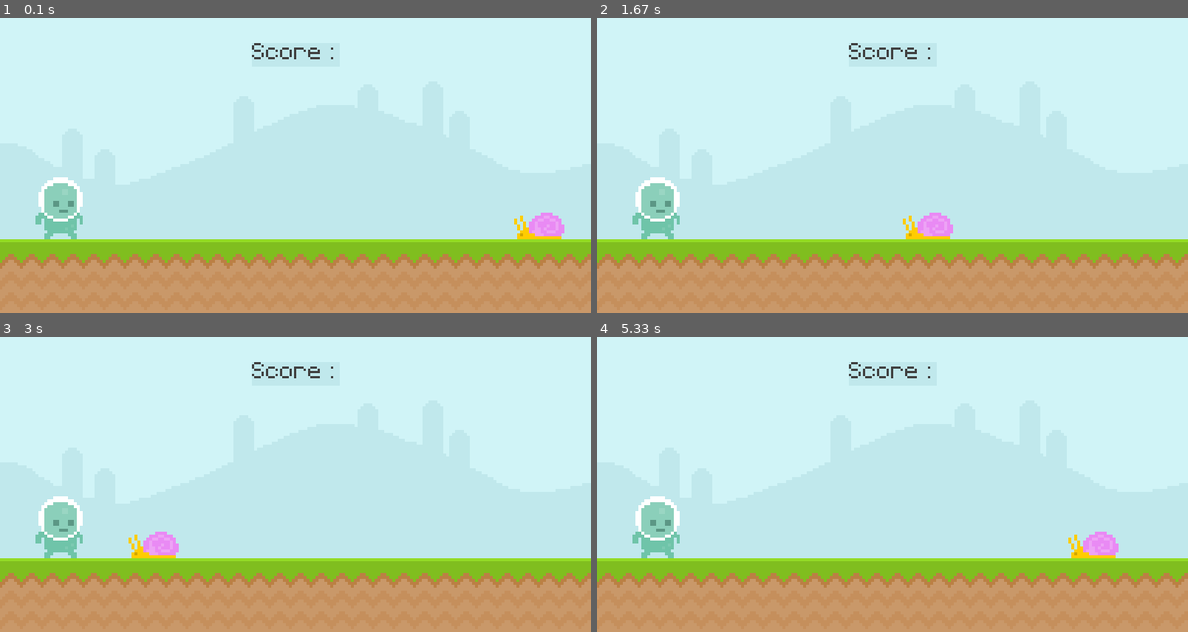
Above: before the commit, frames 1-4 (two rows, left to right).
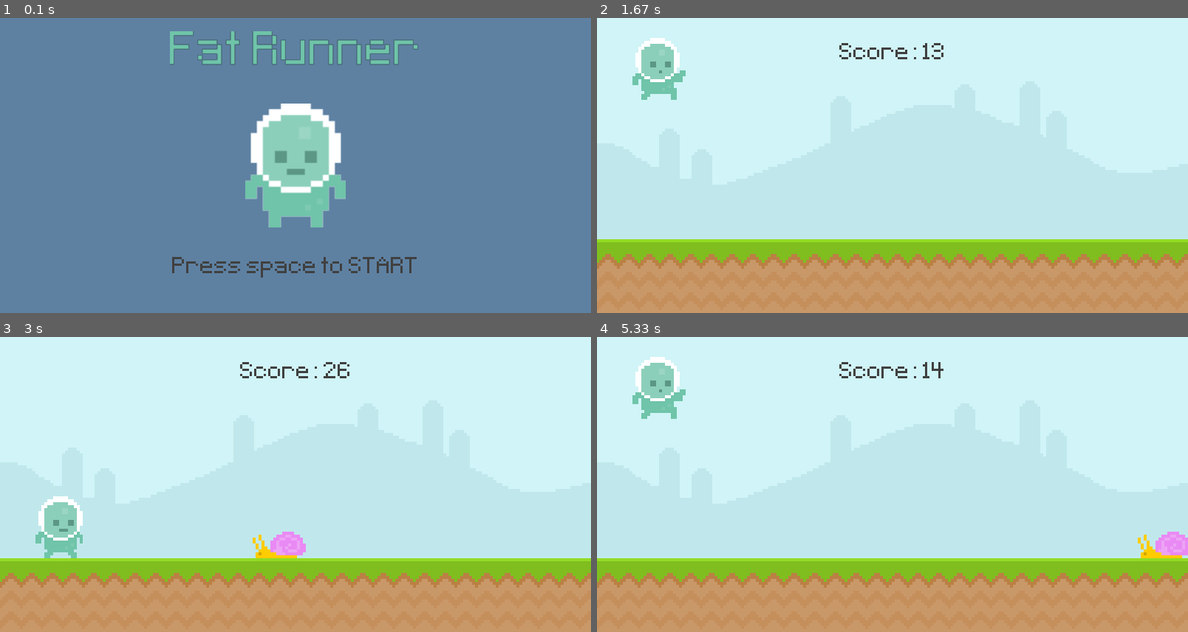
Above: after the commit, the same moments.

Repository: andriari/pygame
Game: pygame game, started from main.py
The game is run twice, just before and just after one commit, with the same random seed, the same clock (stepped at 60 frames per second) and the same inputs.
Inputs (mouse positions are in pixels of both pictures, inside the frame that each line leads up to):
- Up to frame 1 (0.1 s): no input
- Up to frame 2 (1.67 s): tap Space at 0.33, 1 s; press the mouse at (656, 206) at 0.7 s; move the mouse to (833, 165) at 0.8 s; release the mouse at (1016, 127) at 0.93 s; press the mouse at (656, 206) at 1.37 s; move the mouse to (744, 209) at 1.47 s; release the mouse at (833, 212) at 1.6 s
- Up to frame 3 (3 s): press the mouse at (59, 525) at 2.2 s; move the mouse to (106, 561) at 2.3 s; release the mouse at (153, 596) at 2.43 s
- Up to frame 4 (5.33 s): press the mouse at (656, 525) at 3.03 s; move the mouse to (703, 531) at 3.13 s; release the mouse at (750, 537) at 3.27 s; tap Space at 3.83 s; press the mouse at (656, 525) at 4.2 s; move the mouse to (792, 466) at 4.3 s; release the mouse at (927, 401) at 4.43 s; press the mouse at (656, 525) at 5.03 s; move the mouse to (874, 452) at 5.13 s; release the mouse at (1093, 378) at 5.27 s

The runs differ from the first frame. In frame 1, 100% of the frame differs, in the area x 0-100%, y 0-100%; in frame 2, 3.4%; in frame 3, 1.5%; in frame 4, 4.0%.

Commit message:
fat runner getting its shape

Diff:
--- a/main.py
+++ b/main.py
@@ -1,50 +1,202 @@
 import pygame
 from sys import exit
+from random import randint
+
+
+def display_score():
+    current_time = int((pygame.time.get_ticks() - start_time)/100)
+    score_surface = test_font.render(f'Score: {current_time}', False, (64, 64, 64))
+    score_rect = score_surface.get_rect(center=(400, 50))
+    screen.blit(score_surface, score_rect)
+    return current_time
+
+
+def jump(rect):
+    if rect.bottom >= 300:
+        gravity = -20
+    else:
+        gravity = 0
+    return gravity
+
+
+def obstacle_movement(obstacle_list):
+    if obstacle_list:
+        for obstacle_rect in obstacle_list:
+            obstacle_rect.x -= 6
+            if obstacle_rect.bottom == 300:
+                screen.blit(snail_surface, obstacle_rect)
+            else:
+                screen.blit(fly_surface, obstacle_rect)
+
+        obstacle_list = [obstacle for obstacle in obstacle_list if obstacle.x > -150]
+        return obstacle_list
+    else:
+        return []
+
+
+def collision(player, obstacle):
+    if obstacle:
+        for obstacle_rect in obstacle:
+            if obstacle_rect.colliderect(player):
+                return False
+            else:
+                return True
+    else:
+        return True
+
+
+def player_animation():
+    global player_rect, player_surface, player_walk, player_index, player_jump
+    if player_rect.bottom < 300:
+        player_surface = player_jump
+    else:
+        player_index += 0.1
+        if player_index >= len(player_walk):
+            player_index = 0
+        player_surface = player_walk[int(player_index)]
+
 
 pygame.init()
 screen = pygame.display.set_mode((800, 400))
-pygame.display.set_caption("fat runner")
+game_active = False
+game_score = 0
+start_time = 0
+title = "Fat Runner"
+pygame.display.set_caption(title)
 clock = pygame.time.Clock()
 test_font = pygame.font.Font("font/Pixeltype.ttf", 50)
-
 sky_surface = pygame.image.load("graphics/Sky.png").convert()
 ground_surface = pygame.image.load("graphics/ground.png").convert()
-score_surface = test_font.render("Score : ", False, (64, 64, 64))
-score_rect = score_surface.get_rect(center = (400, 50))
-
-snail_surface = pygame.image.load("graphics/snail/snail1.png").convert_alpha()
-snail_rect = snail_surface.get_rect(midbottom = (750, 300))
-
-player_surface = pygame.image.load("graphics/Player/player_walk_1.png").convert_alpha()
-player_rect = player_surface.get_rect(midbottom = (80, 300))
-
+
+# snail
+snail_frame_1 = pygame.image.load("graphics/snail/snail1.png").convert_alpha()
+snail_frame_2 = pygame.image.load("graphics/snail/snail2.png").convert_alpha()
+snail_frames = [snail_frame_1, snail_frame_2]
+snail_frame_index = 0
+snail_surface = snail_frames[snail_frame_index]
+
+# fly
+fly_frame_1 = pygame.image.load("graphics/Fly/Fly1.png").convert_alpha()
+fly_frame_2 = pygame.image.load("graphics/Fly/Fly2.png").convert_alpha()
+fly_frames = [fly_frame_1, fly_frame_2]
+fly_frame_index = 0
+fly_surface = fly_frames[fly_frame_index]
+
+obstacle_rect_list = []
+
+# player
+player_walk_1 = pygame.image.load("graphics/Player/player_walk_1.png").convert_alpha()
+player_walk_2 = pygame.image.load("graphics/Player/player_walk_2.png").convert_alpha()
+player_walk = [player_walk_1, player_walk_2]
+player_index = 0
+player_jump = pygame.image.load("graphics/Player/jump.png").convert_alpha()
+player_surface = player_walk[player_index]
+player_rect = player_surface.get_rect(midbottom=(80, 300))
+player_gravity = 0
+
+# intro
+player_stand = pygame.image.load("graphics/Player/player_stand.png").convert_alpha()
+player_stand = pygame.transform.rotozoom(player_stand, 0, 2)
+player_stand_rect = player_stand.get_rect(center=(400, 200))
+
+title_surface = test_font.render(title, False, (111, 196, 169))
+title_surface = pygame.transform.rotozoom(title_surface, 0, 2)
+title_rect = title_surface.get_rect(center=(400, 50))
+
+instruct_surface = test_font.render("Press space to START", False, (64, 64, 64))
+instruct_rect = instruct_surface.get_rect(center=(400, 340))
+
+# timer
+obstacle_timer = pygame.USEREVENT + 1
+pygame.time.set_timer(obstacle_timer, 1500)
+
+snail_animation_timer = pygame.USEREVENT + 2
+pygame.time.set_timer(snail_animation_timer, 400)
+
+fly_animation_timer = pygame.USEREVENT + 3
+pygame.time.set_timer(fly_animation_timer, 200)
 while True:
     for event in pygame.event.get():
         if event.type == pygame.QUIT:
             pygame.quit()
             exit()
-        #if event.type == pygame.MOUSEBUTTONUP:
-        #   if(player_rect.collidepoint(event.pos)): print("collide")
-
-    screen.blit(sky_surface, (0, 0))
-    screen.blit(ground_surface, (0, 300))
-    pygame.draw.rect(screen, "#c0e8ec", score_rect)
-    pygame.draw.rect(screen, "#c0e8ec", score_rect, 10)
-
-    screen.blit(score_surface, score_rect)
-
-    snail_rect.x -= 3
-    if(snail_rect.right <= -10):
-        snail_rect.left = 800
-    screen.blit(snail_surface, snail_rect)
-    screen.blit(player_surface, player_rect)
-
-    #if(player_rect.colliderect(snail_rect)):
-    #   print("collide!")
-
-    #mouse_pos = pygame.mouse.get_pos()
-    #if(player_rect.collidepoint(mouse_pos)):
-    #  print(pygame.mouse.get_pressed())
+        if game_active:
+            # obstacle generator
+            if event.type == obstacle_timer:
+                if randint(0, 2):
+                    obstacle_rect_list.append(snail_surface.get_rect(bottomleft=(randint(850, 1050), 300)))
+                else:
+                    obstacle_rect_list.append(fly_surface.get_rect(bottomleft=(randint(850, 1050), 210)))
+
+            # obstacle animation
+            if event.type == snail_animation_timer:
+                if snail_frame_index == 0:
+                    snail_frame_index = 1
+                else:
+                    snail_frame_index = 0
+
+                snail_surface = snail_frames[snail_frame_index]
+
+            if event.type == fly_animation_timer:
+                if fly_frame_index == 0:
+                    fly_frame_index = 1
+                else:
+                    fly_frame_index = 0
+
+                fly_surface = fly_frames[fly_frame_index]
+
+            # jumping mechanism
+            if event.type == pygame.KEYDOWN:
+                if event.key == pygame.K_SPACE:
+                    player_gravity = jump(player_rect)
+            if event.type == pygame.MOUSEBUTTONDOWN:
+                if player_rect.collidepoint(event.pos) and event.button == pygame.BUTTON_LEFT:
+                    player_gravity = jump(player_rect)
+        else:
+            if event.type == pygame.KEYDOWN:
+                game_active = True
+                start_time = pygame.time.get_ticks()
+
+    if game_active:
+        screen.blit(sky_surface, (0, 0))
+        screen.blit(ground_surface, (0, 300))
+        game_score = display_score()
+
+        # snail
+        # snail_rect.x -= 6
+        # if snail_rect.right <= -10:
+        #    snail_rect.left = 800
+        # screen.blit(snail_surface, snail_rect)
+
+        # player
+        player_gravity += 1
+        player_rect.y += player_gravity
+        if player_rect.bottom >= 300:
+            player_rect.bottom = 300
+        player_animation()
+        screen.blit(player_surface, player_rect)
+
+        # obstacle movement
+        obstacle_rect_list = obstacle_movement(obstacle_rect_list)
+
+        # collision
+        game_active = collision(player_rect, obstacle_rect_list)
+
+    else:
+        obstacle_rect_list.clear()
+        player_rect.bottom = 300
+        player_gravity = 0
+
+        screen.fill((94, 129, 162))
+        screen.blit(player_stand, player_stand_rect)
+
+        score_message = test_font.render(f'Your Score: {game_score}', False, (64, 64, 64))
+        score_rect = score_message.get_rect(center=(400, 340))
+        if game_score > 0:
+            screen.blit(score_message, score_rect)
+        else:
+            screen.blit(instruct_surface, instruct_rect)
+        screen.blit(title_surface, title_rect)
 
     pygame.display.update()
     clock.tick(60)
